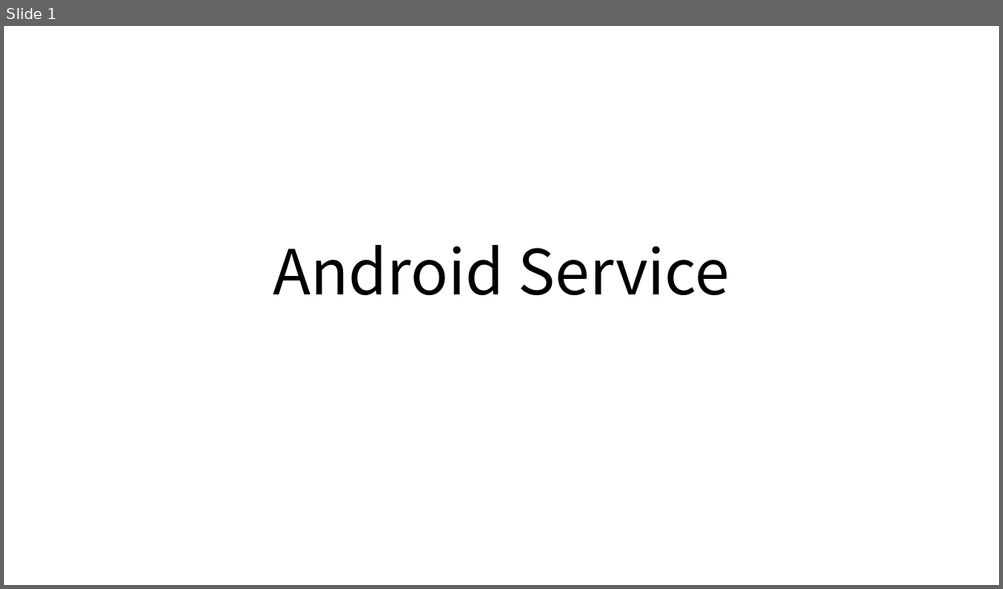
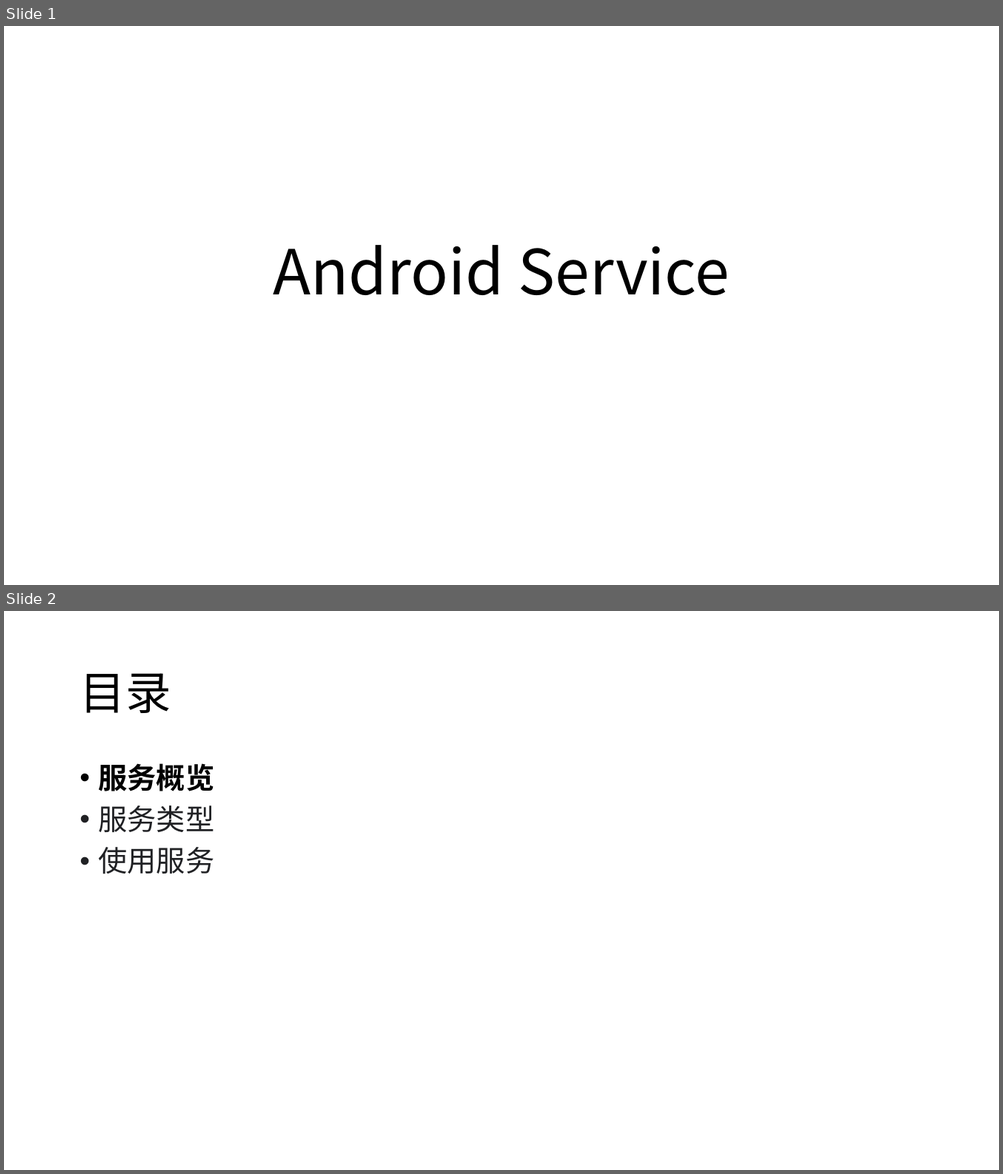
Before and after one commit to tanglw2020/android-class, a slide deck: Android Service.pptx. Shown one above the other, each under a label of ours: slide 1 before the commit, slides 1 and 2 after it. The pictures are 1003x589 and 1003x1174 pixels, drawn with LibreOffice and Linux fonts; fonts in the diff are those of the drawing. Boxes give left, top, right and bottom in pixels: in the first picture for what was removed or moved away, otherwise in the second. Text is boxed around its words. In the diff, an @@ line names an element or a change of style, - is before the commit and + after.

```diff
--- a/Android Service.pptx
+++ b/Android Service.pptx
@@ slide 2 added at bbox=[4, 611, 999, 1170], background #FFFFFF @@
@@ title added at bbox=[79, 673, 170, 713], 44 pt, text #000000 @@
+目录
@@ text added at bbox=[99, 763, 215, 874], 28 pt, text #202124 @@
+• 服务概览
+• 服务类型
+• 使用服务
```
Also in this commit, not shown: 6 other slides added, 7 slides removed, 6 other files.
